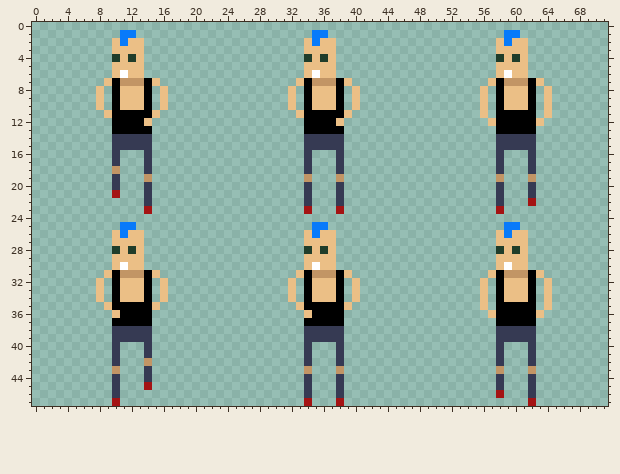
Sprite sheet -- Assets/Assets 2D/npc2_walk_down.png. The picture above is the old version.
The file is 72x48 pixels.
Once edited:
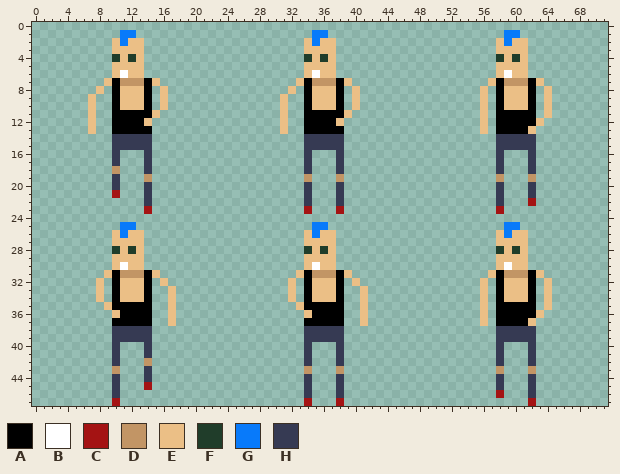
Palette (. is transparent): A #000000  B #ffffff  C #a41313  D #c29565  E #ebbf86  F #203d2a  G #087afa  H #363a53
Log entry: All male walk cycles booya-kasha!
Difference:
The edit adds colour E in rows 9 to 11 at x 7 and 31; in rows 12 to 13 at x 7, 31 and 56; in rows 33 to 35 at x 17 and 41; in rows 36 to 37 at x 17, 41 and 56.
Colour A gives way to colour E in row 13 at x 62; in row 37 at x 62.
Colour E is removed in rows 9 to 10 at x 8 and 32; in row 11 at x 9 and 33; in row 12 at x 57; in rows 33 to 34 at x 16 and 40; in row 35 at x 15 and 39; in row 36 at x 57.
Where, in picture pixels (left, top, right, bottom), the same in both pictures:
changed: (88, 94, 112, 134)
changed: (280, 94, 304, 134)
changed: (480, 118, 536, 134)
changed: (152, 286, 176, 326)
changed: (344, 286, 368, 326)
changed: (480, 310, 536, 326)
